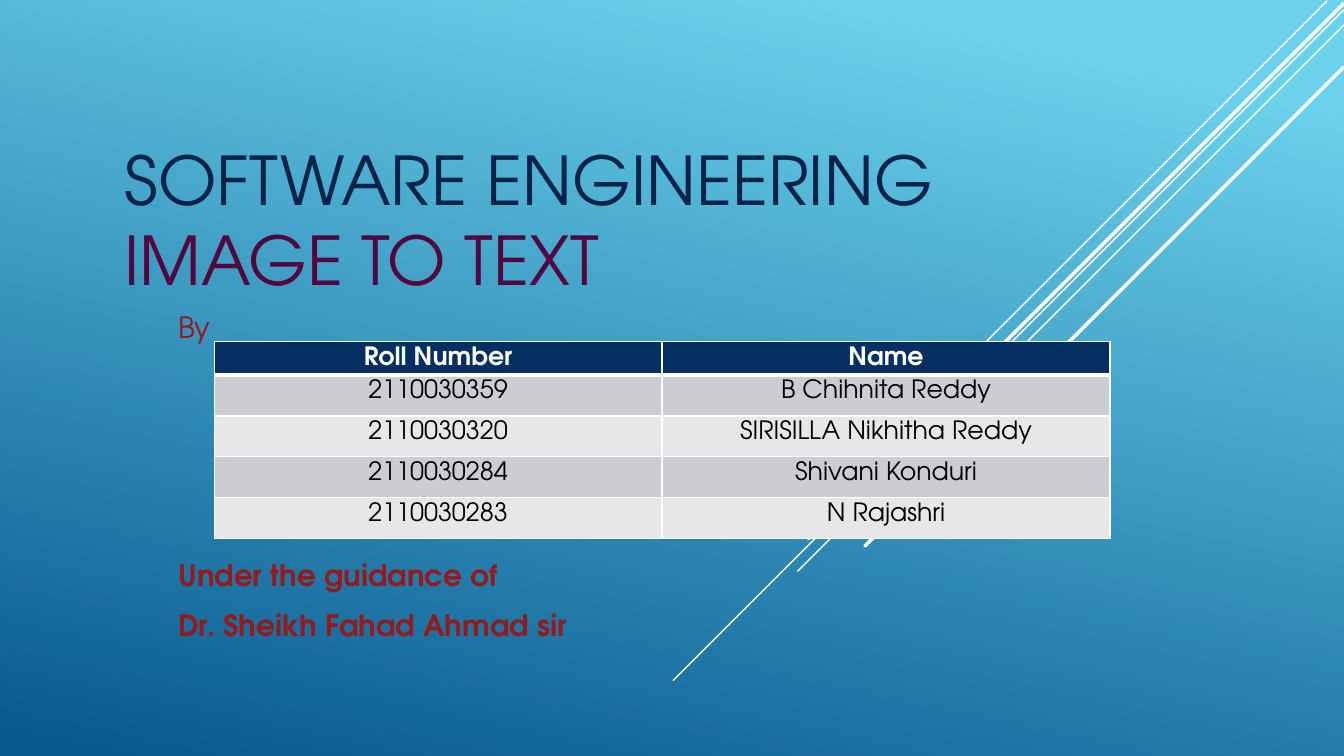
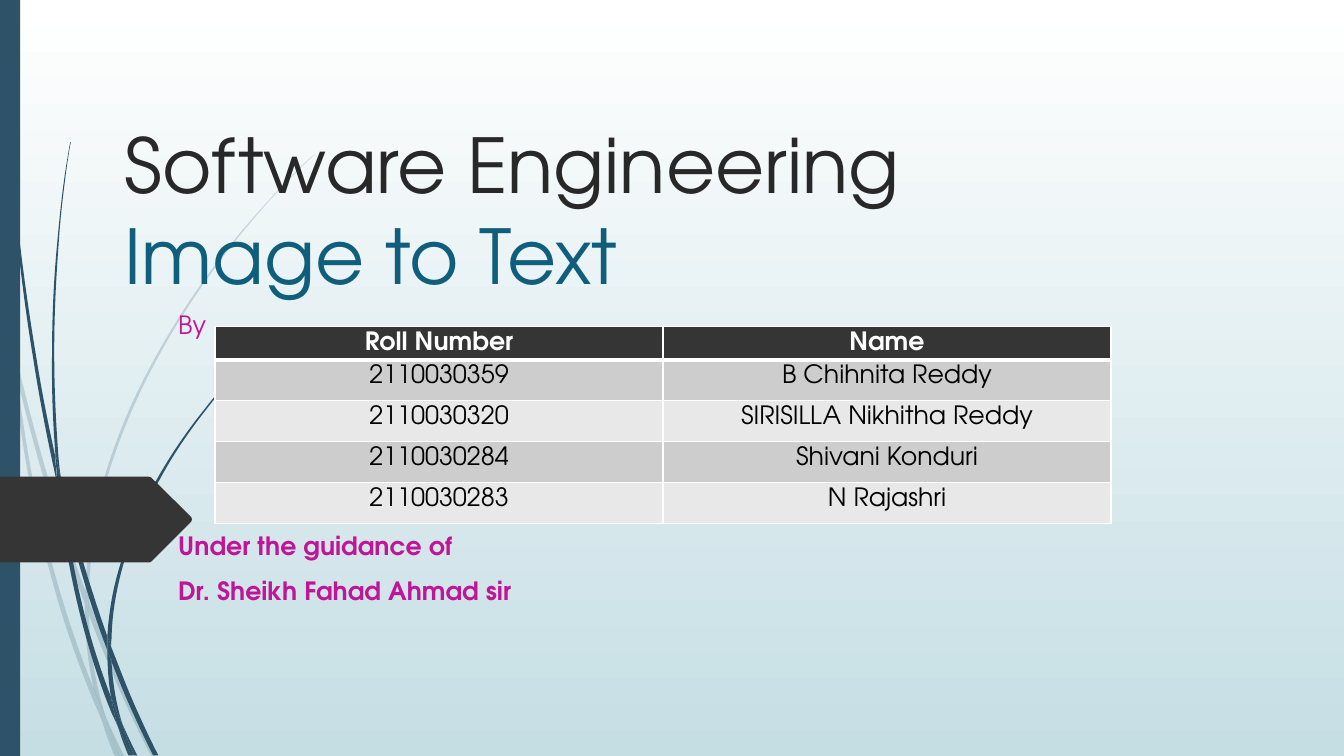
Before and after one commit to CHIHNITA-REDDY-B/SE-project, a slide deck: slide 1 of SE_ project.pptx. Drawn at 1344x756 pixels with LibreOffice and Linux fonts; fonts in the diff are those of the drawing. Boxes give left, top, right and bottom in pixels: in the first picture for what was removed or moved away, otherwise in the second. Text is boxed around its words. In the diff, an @@ line names an element or a change of style, - is before the commit and + after.

Commit message:
SE Project
Image To Text Convertor

```diff
--- a/SE_ project.pptx
+++ b/SE_ project.pptx
@@ background gradient #6ED2EB to #06588E to gradient #FFFFFF to #C5DEE5 @@
@@ rectangle added at [0,0,20,756], fill #2E5369 @@
@@ line removed from (1344, 10) to (674, 681) @@
@@ line removed from (1344, 25) to (798, 572) @@
@@ line removed from (1344, 4) to (809, 538) @@
@@ line removed from (1327, 1) to (907, 421) @@
@@ line removed from (1344, 68) to (865, 546) @@
@@ title at [125,136,899,319]: text changed; size 48 to 54 pt; text colour #042349 to #282828 @@
-SOFTWARE ENGINEERING
-IMAGE TO TEXT
+Software Engineering
+Image to Text
@@ subtitle "By" at [178,315,511,601]: size 21 to 18 pt, text colour #941A1B to #BF1698 @@
@@ table at [215,327,1110,530] @@
@@ fill #052F61 to #353535 in row 1 @@
@@ fill #CCCDD2 to #CECECE in 4 cells @@
@@ fill #E7E8EA to #E8E8E8 in 4 cells @@
@@ table: place and size @@
-table at [214,342,1109,545]
+table at [215,327,1110,530]
@@ freeform shape added at [0,477,193,563], fill #353535 @@
@@ group added at [0,154,315,756]: 10 freeform shapes @@
@@ group added at [3,0,262,756]: 12 freeform shapes @@
```
Also in this commit, not shown: 13 other slides changed, 5 slides added.
